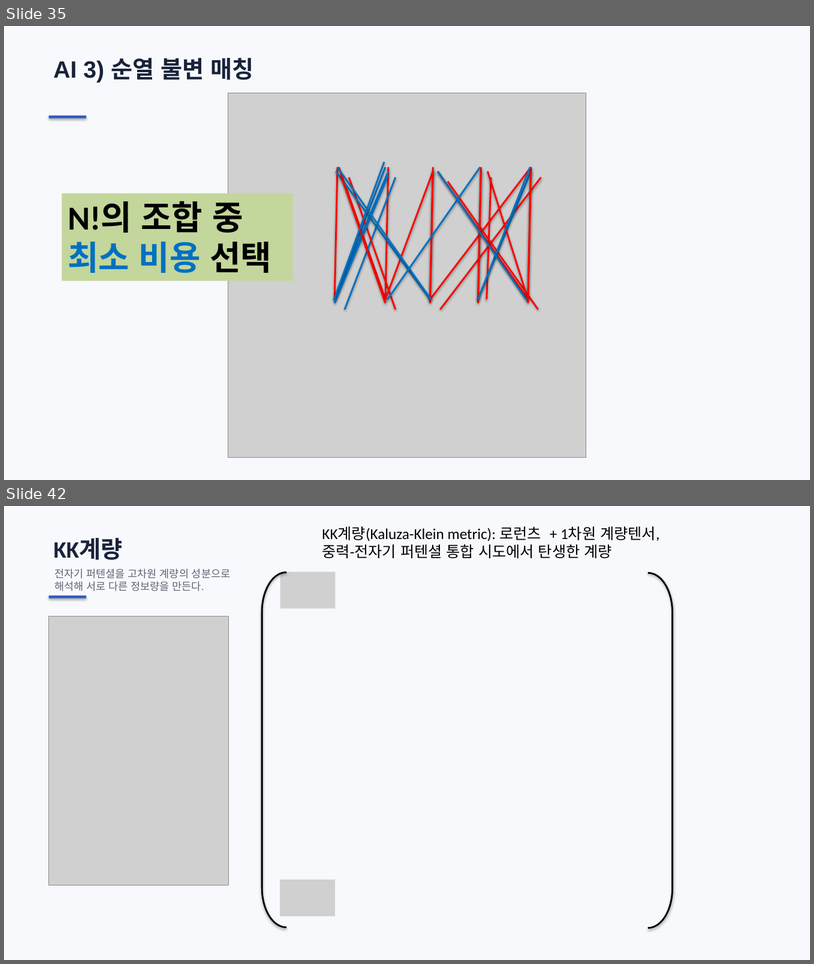
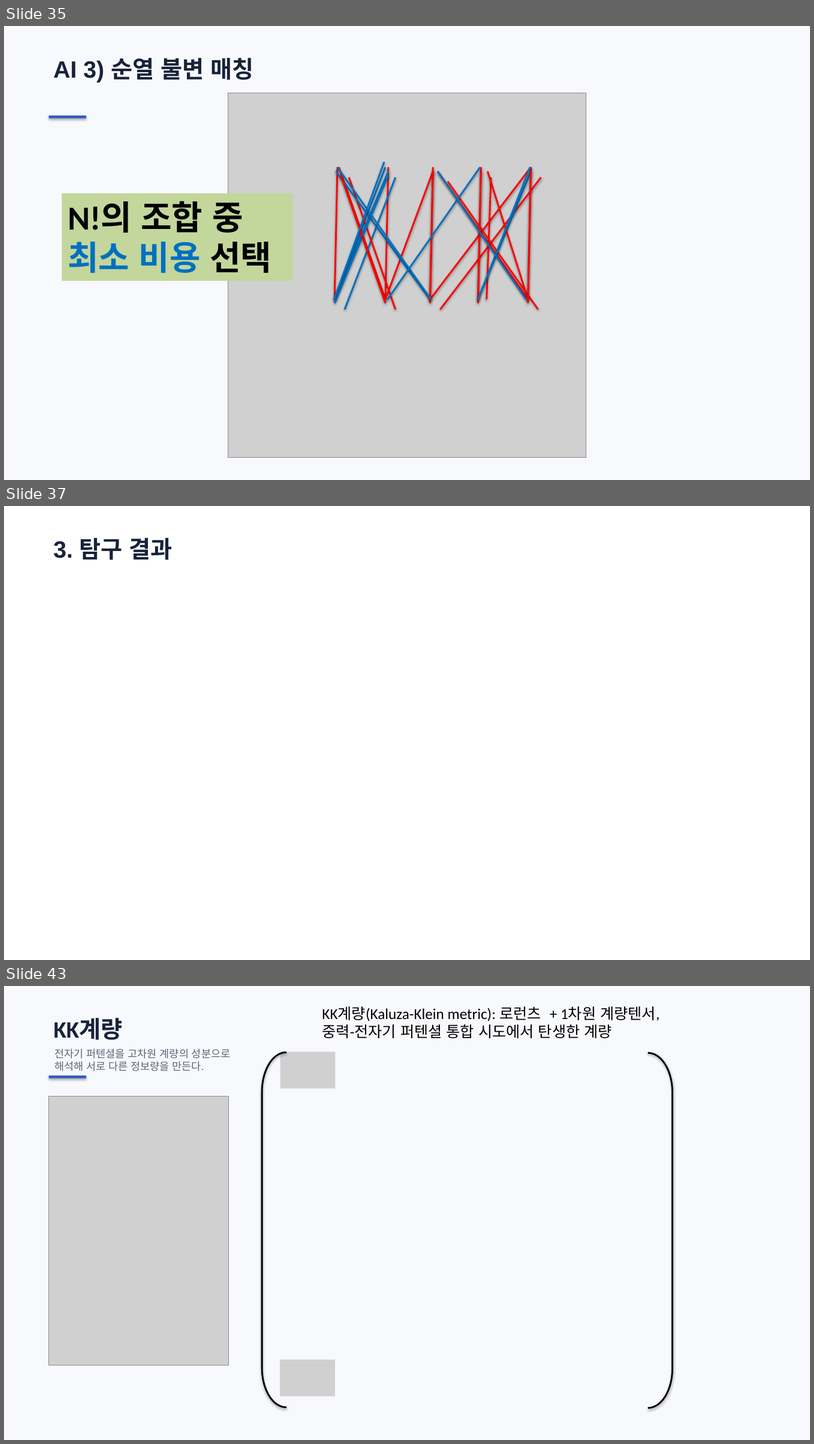
Before and after one commit to ohyunu525/KK-AI, a slide deck: Documents/보고서 파일.pptx. Shown one above the other, each under a label of ours: slides 35 and 42 before the commit, slides 35, 37 and 43 after it; the slides between them are not shown. The pictures are 814x964 and 814x1444 pixels, drawn with LibreOffice and Linux fonts; fonts in the diff are those of the drawing; grey boxes stand for pictures. Boxes give left, top, right and bottom in pixels: in the first picture for what was removed or moved away, otherwise in the second. Text is boxed around its words. In the diff, an @@ line names an element or a change of style, - is before the commit and + after.

```diff
--- a/Documents/보고서 파일.pptx
+++ b/Documents/보고서 파일.pptx
@@ slide 37 added at bbox=[4, 506, 810, 960], background #FFFFFF @@
@@ text added at bbox=[53, 538, 173, 560], 28 pt, text #18233A, bold @@
+3. 탐구 결과
@@ what was slide 42 is now slide 43 @@
```
Also in this commit, not shown: 3 slides changed.
